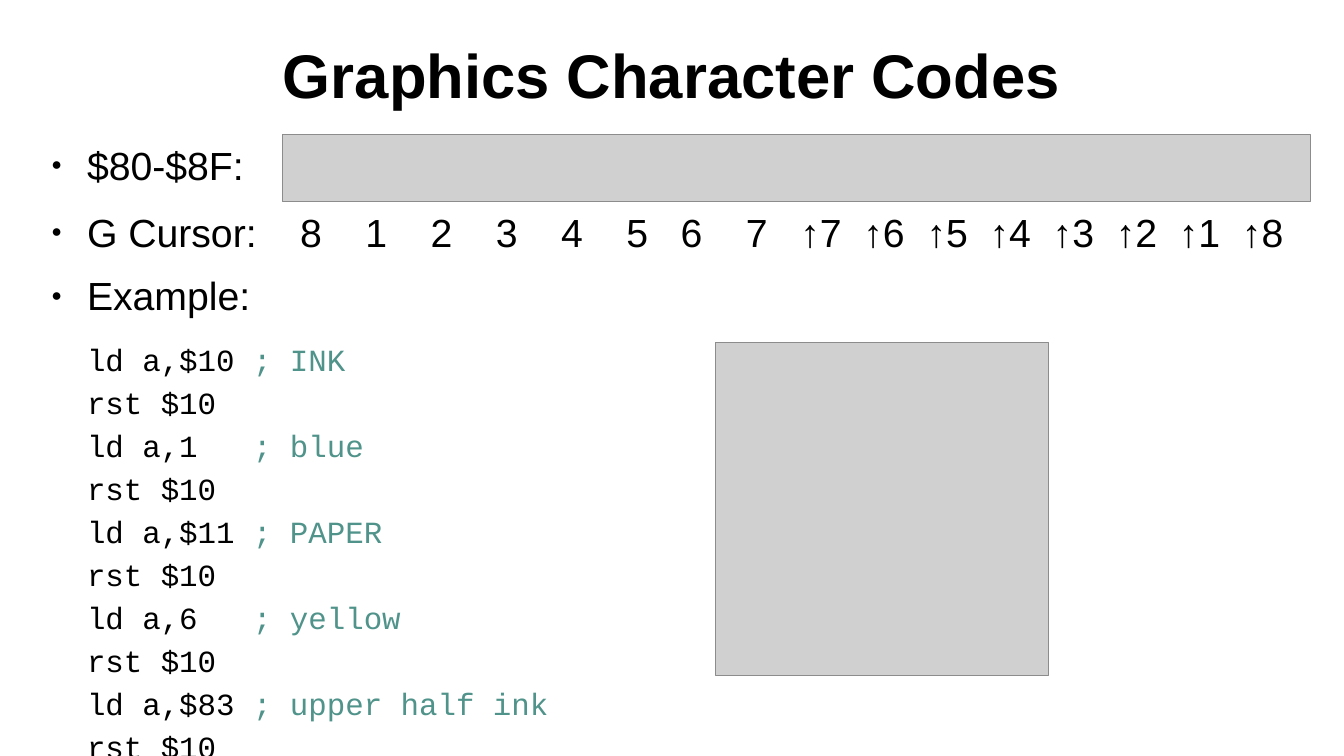
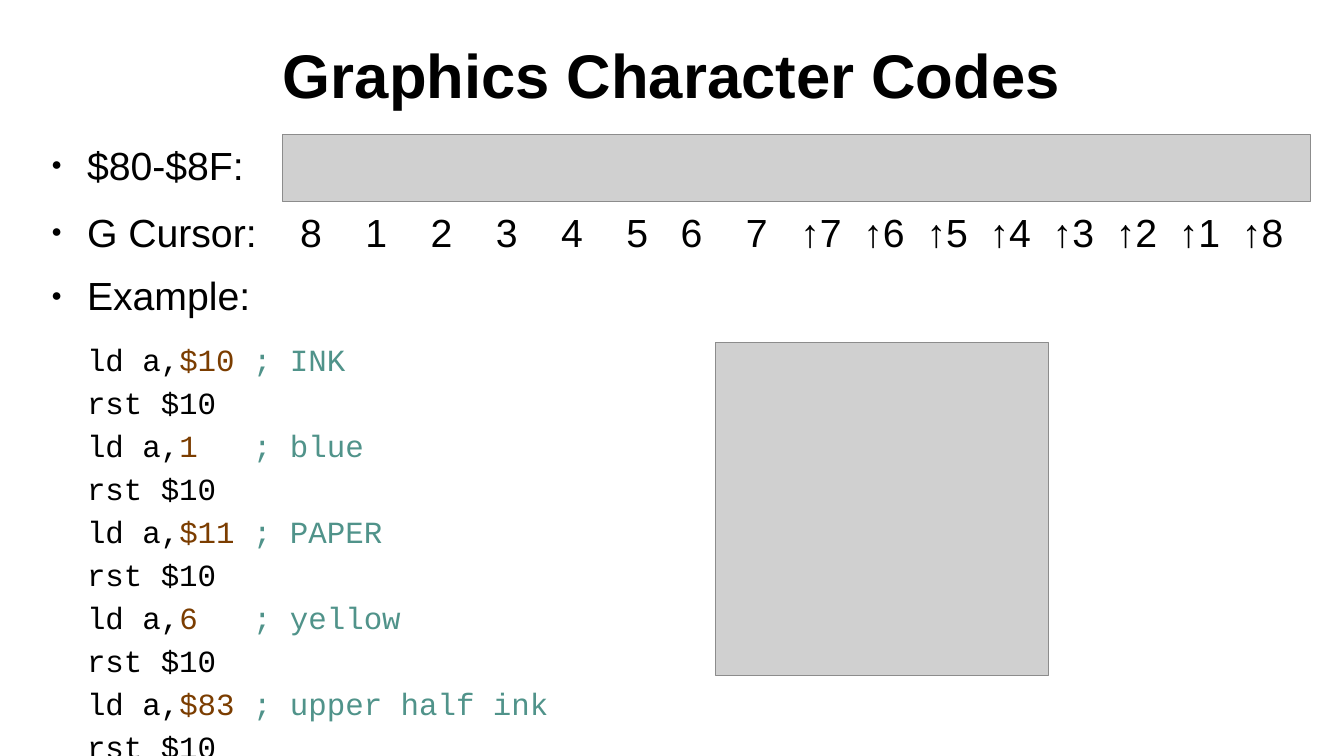
Before and after one commit to SlithyMatt/zxs-assembly-tutorial, a slide deck: slide 3 of Lesson11/Lesson11.odp. Drawn at 1344x756 pixels with LibreOffice and Linux fonts; fonts in the diff are those of the drawing; grey boxes stand for pictures. Boxes give left, top, right and bottom in pixels: in the first picture for what was removed or moved away, otherwise in the second. Text is boxed around its words. In the diff, an @@ line names an element or a change of style, - is before the commit and + after.

```diff
--- a/Lesson11/Lesson11.odp
+++ b/Lesson11/Lesson11.odp
@@ text at bbox=[87, 349, 548, 722]: text colour #000000 to #7B3D00 in "a,$10", "a,1", "a,$11", "a,6" and 1 more places @@
```
Also in this commit, not shown: 2 other slides changed, 1 slide added, 1 other file.
